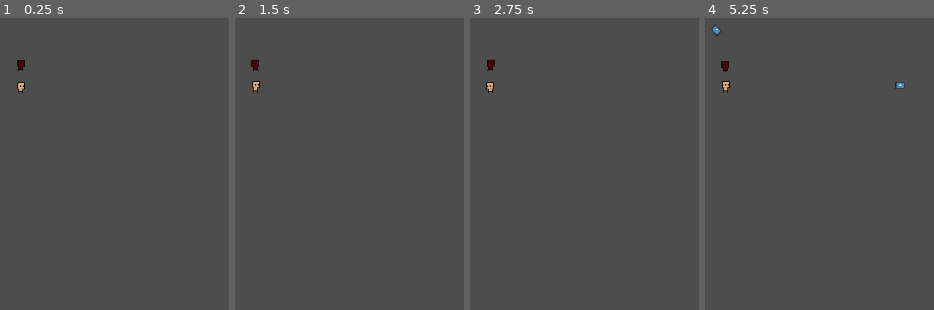
Above: before the commit, frames 1-4 (left to right).
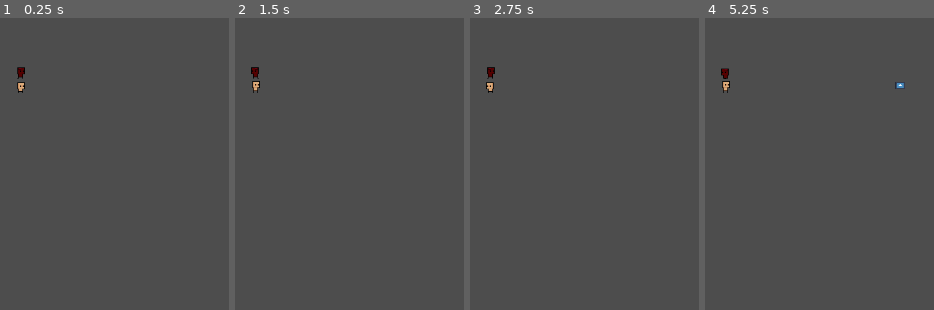
Above: after the commit, the same moments.

Repository: Uhboer/deffusion
Game: Godot game, scene res://scenes/world.tscn
Two runs of this game, one before a commit and one after it. Both use one fixed random seed, a clock stepped at 60 frames per second and the inputs below. The engine's default icon, where the game draws it, is replaced by a stand-in: a white triangle on a blue panel in a dark square.
Inputs (mouse positions are in pixels of both pictures, inside the frame that each line leads up to):
- Up to frame 1 (0.25 s): no input
- Up to frame 2 (1.5 s): tap Enter at 0.5 s; move the mouse to (431, 61) at 0.52 s; tap D (D) at 0.6 s; tap S (S) at 0.8, 1.35 s; tap Space at 1.25 s; move the mouse to (outside the picture) at 1.27 s
- Up to frame 3 (2.75 s): tap D (D) at 1.55 s; tap Enter at 2 s; move the mouse to (outside the picture) at 2.02 s; tap A (A) at 2.1 s; tap S (S) at 2.3 s
- Up to frame 4 (5.25 s): tap Space at 2.75, 4.25 s; move the mouse to (outside the picture) at 2.77 s; tap D (D) at 2.85, 4.55 s; tap Enter at 3.5 s; move the mouse to (outside the picture) at 3.52 s; tap S (S) at 3.6 s; move the mouse to (outside the picture) at 4.27 s; tap W (W) at 4.35 s; move the mouse to (764, 85) at 5.02 s; click (764, 85) at 5.1 s

The runs differ from the first frame. In frame 1, 0.2% of the frame differs, in the area x 7-11%, y 14-21%; in frame 2, 0.2%; in frame 3, 0.2%; in frame 4, 0.3%, in the area x 2-11%, y 2-21%.

Commit message:
bullet update

Diff:
--- a/scenes/Mobs/zombie/zombie.gd
+++ b/scenes/Mobs/zombie/zombie.gd
@@ -3,24 +3,25 @@
 @onready var anim = $AnimatedSprite2D
 const SPEED = 200.0
 var chase = false
-
+var alive = true
+var health = 100
 
 func _physics_process(delta: float) -> void:
 	var player = $"../player"
 	var direction = (player.position - self.position).normalized()
 
-	if direction.x < 0:
-		anim.flip_h = true
-	else:
-		anim.flip_h = false
+	if alive == true:
+		if direction.x < 0:
+			anim.flip_h = true
+		else:
+			anim.flip_h = false
 
-	if chase == true:
-		anim.play("Run")
-		velocity = direction * SPEED
-
+		if chase == true:
+			anim.play("Run")
+			velocity = direction * SPEED
+	for hp in health:
+		print(health)
 	move_and_slide()
-
-
 
 func _on_detect_zone_body_entered(body: Node2D) -> void:
 	if body.name == "player":
--- a/scenes/Mobs/zombie/zombie.tscn
+++ b/scenes/Mobs/zombie/zombie.tscn
@@ -4,6 +4,7 @@
 [ext_resource type="Texture2D" uid="uid://c6g07yca5gwy7" path="res://sprites/Player/Zombie.png" id="2_gd7f3"]
 
 [sub_resource type="RectangleShape2D" id="RectangleShape2D_gvsrv"]
+size = Vector2(7, 10)
 
 [sub_resource type="AtlasTexture" id="AtlasTexture_fuc16"]
 atlas = ExtResource("2_gd7f3")
@@ -95,6 +96,7 @@
 script = ExtResource("1_30j87")
 
 [node name="CollisionShape2D" type="CollisionShape2D" parent="."]
+position = Vector2(0.5, 0)
 shape = SubResource("RectangleShape2D_gvsrv")
 
 [node name="AnimatedSprite2D" type="AnimatedSprite2D" parent="."]
--- a/scenes/bullet.gd
+++ b/scenes/bullet.gd
@@ -5,8 +5,9 @@
 func _physics_process(delta):
 	position += transform.x * speed
 
-func _on_area_entered(area):
-	if area.get_parent().name == "enemy":
+func _on_body_entered(body: Node2D):
+	if body.get_parent().name == "Mobs":
+		body.health -= 10
 		queue_free()
 	else:
 		queue_free()
--- a/scenes/bullet.tscn
+++ b/scenes/bullet.tscn
@@ -15,3 +15,5 @@
 
 [node name="CollisionShape2D" type="CollisionShape2D" parent="."]
 shape = SubResource("RectangleShape2D_q4og5")
+
+[connection signal="body_entered" from="." to="." method="_on_body_entered"]
--- a/scenes/character_body_2d.tscn
+++ b/scenes/character_body_2d.tscn
@@ -1,12 +1,12 @@
 [gd_scene load_steps=17 format=3 uid="uid://dla1hwv3c2ir2"]
 
 [ext_resource type="Script" path="res://scenes/character_body_2d.gd" id="1_5cua8"]
-[ext_resource type="PackedScene" path="res://scenes/bullet.tscn" id="2_qq228"]
+[ext_resource type="PackedScene" uid="uid://nbiw0x8tmv4b" path="res://scenes/bullet.tscn" id="2_qq228"]
 [ext_resource type="Texture2D" uid="uid://d3hsc2pjodfoi" path="res://spritos/Body.png" id="3_smt4e"]
 [ext_resource type="PackedScene" uid="uid://dqrmekoo4aiu4" path="res://scenes/marker_2d.tscn" id="4_86gkl"]
 
 [sub_resource type="CircleShape2D" id="CircleShape2D_jx8ht"]
-radius = 7.07107
+radius = 6.0
 
 [sub_resource type="AtlasTexture" id="AtlasTexture_n3h4t"]
 atlas = ExtResource("3_smt4e")
--- a/scenes/world.tscn
+++ b/scenes/world.tscn
@@ -1,12 +1,9 @@
-[gd_scene load_steps=4 format=3 uid="uid://0r76ngbqb2rc"]
+[gd_scene load_steps=3 format=3 uid="uid://0r76ngbqb2rc"]
 
 [ext_resource type="PackedScene" uid="uid://dla1hwv3c2ir2" path="res://scenes/character_body_2d.tscn" id="1_wwfsk"]
-[ext_resource type="PackedScene" uid="uid://dqrmekoo4aiu4" path="res://scenes/marker_2d.tscn" id="2_bugev"]
 [ext_resource type="PackedScene" uid="uid://by7vcldpp7kdp" path="res://scenes/Mobs/zombie/zombie.tscn" id="3_noya1"]
 
 [node name="world" type="Node2D"]
-
-[node name="Marker2D" parent="." instance=ExtResource("2_bugev")]
 
 [node name="player" parent="." instance=ExtResource("1_wwfsk")]
 position = Vector2(0, 8)
Not shown: 1 places in scenes/bullet.tscn that only renumber resources
Not shown: 1 places in scenes/marker_2d.tscn that only renumber resources
